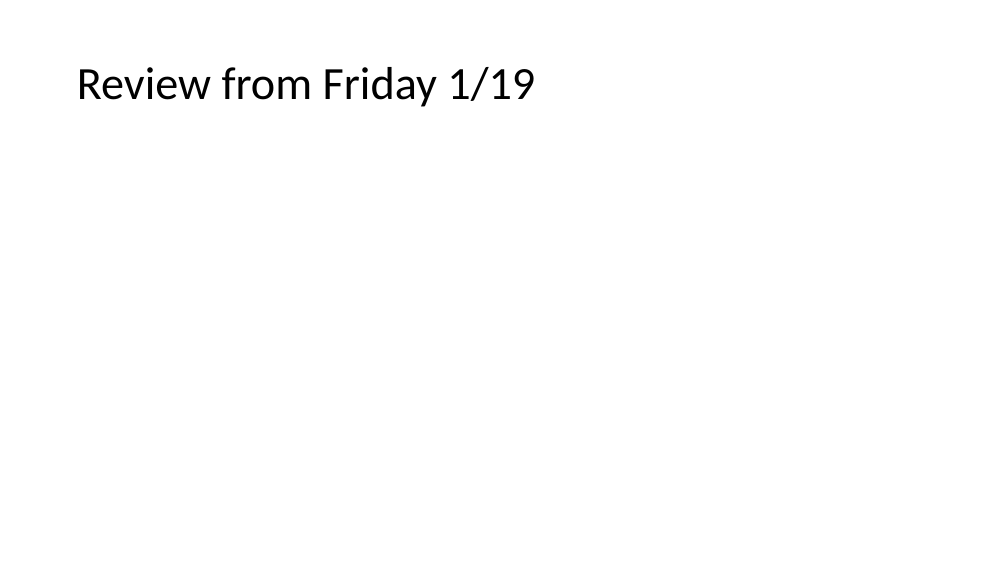
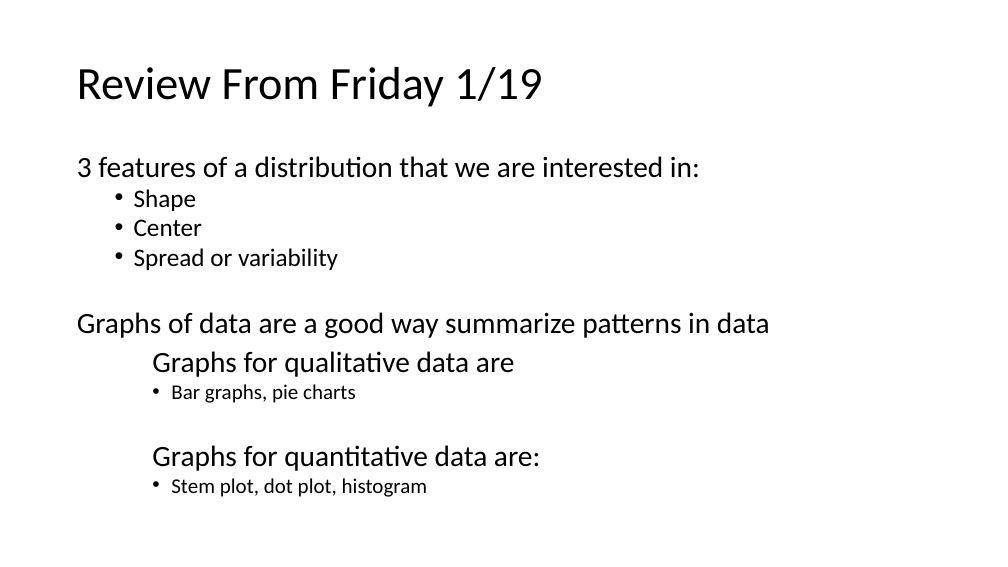
Before and after one commit to Jarred6068/UI_STAT251-03_Spring_2024, a slide deck: slide 2 of docs/lecture_slides/Week 3/Week3_Lecture4_Slides_1_22_2024.pptx. Drawn at 1008x567 pixels with LibreOffice and Linux fonts; fonts in the diff are those of the drawing. Boxes give left, top, right and bottom in pixels: in the first picture for what was removed or moved away, otherwise in the second. Text is boxed around its words. In the diff, an @@ line names an element or a change of style, - is before the commit and + after.

```diff
--- a/docs/lecture_slides/Week 3/Week3_Lecture4_Slides_1_22_2024.pptx
+++ b/docs/lecture_slides/Week 3/Week3_Lecture4_Slides_1_22_2024.pptx
@@ title at (77,67,542,107): text changed @@
-Review from Friday 1/19
+Review From Friday 1/19
@@ text added at (77,156,770,497), 28 pt, text #000000 @@
+3 features of a distribution that we are interested in:
+  • Shape
+  • Center
+  • Spread or variability
+Graphs of data are a good way summarize patterns in data
+Graphs for qualitative data are
+    • Bar graphs, pie charts
+Graphs for quantitative data are:
+    • Stem plot, dot plot, histogram
```
Also in this commit, not shown: 6 other slides changed, 7 slides added, 15 other files.
